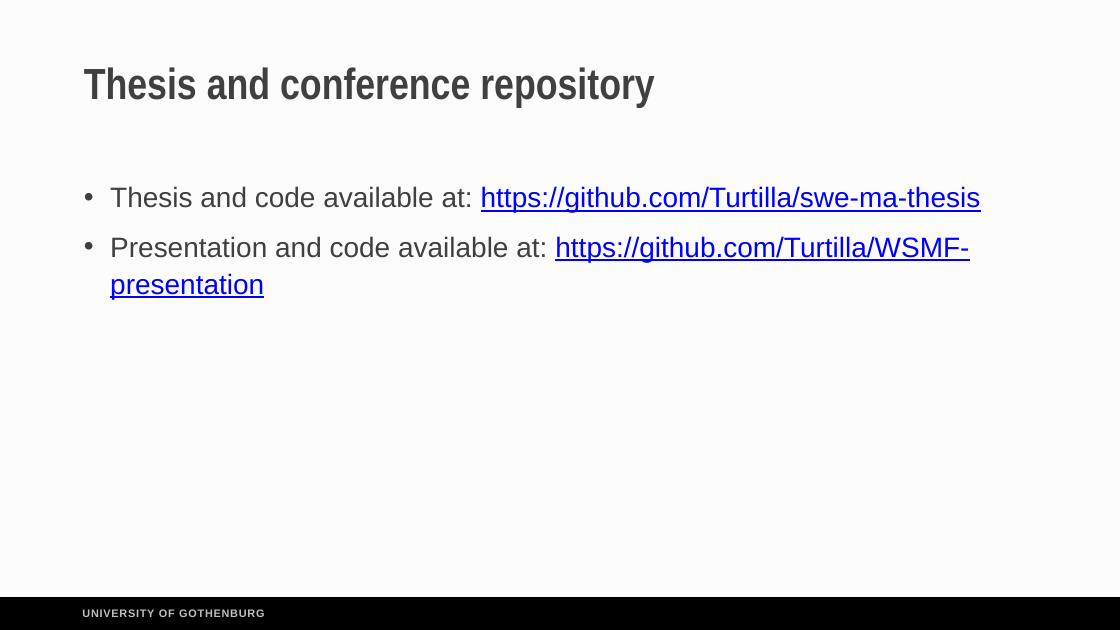
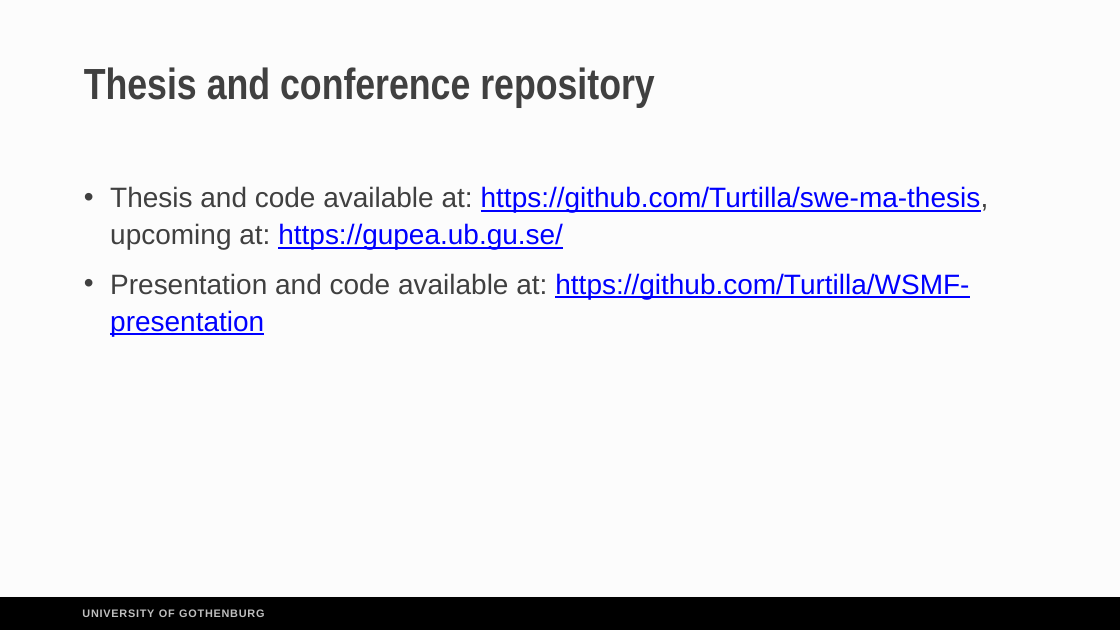
Before and after one commit to Turtilla/WSMF-presentation, a slide deck: slide 16 of presentation/WSMF_presentation.pptx. Drawn at 1120x630 pixels with LibreOffice and Linux fonts; fonts in the diff are those of the drawing. Boxes give left, top, right and bottom in pixels: in the first picture for what was removed or moved away, otherwise in the second. Text is boxed around its words. In the diff, an @@ line names an element or a change of style, - is before the commit and + after.

```diff
--- a/presentation/WSMF_presentation.pptx
+++ b/presentation/WSMF_presentation.pptx
@@ text at [110,186,989,249]: text changed @@
-• Thesis and code available at: https://github.com/Turtilla/swe-ma-thesis
+• Thesis and code available at: https://github.com/Turtilla/swe-ma-thesis, upcoming at: https://gupea.ub.gu.se/
```
Also in this commit, not shown: 7 other slides changed, 1 slide added, 1 slide removed, 1 other file.
